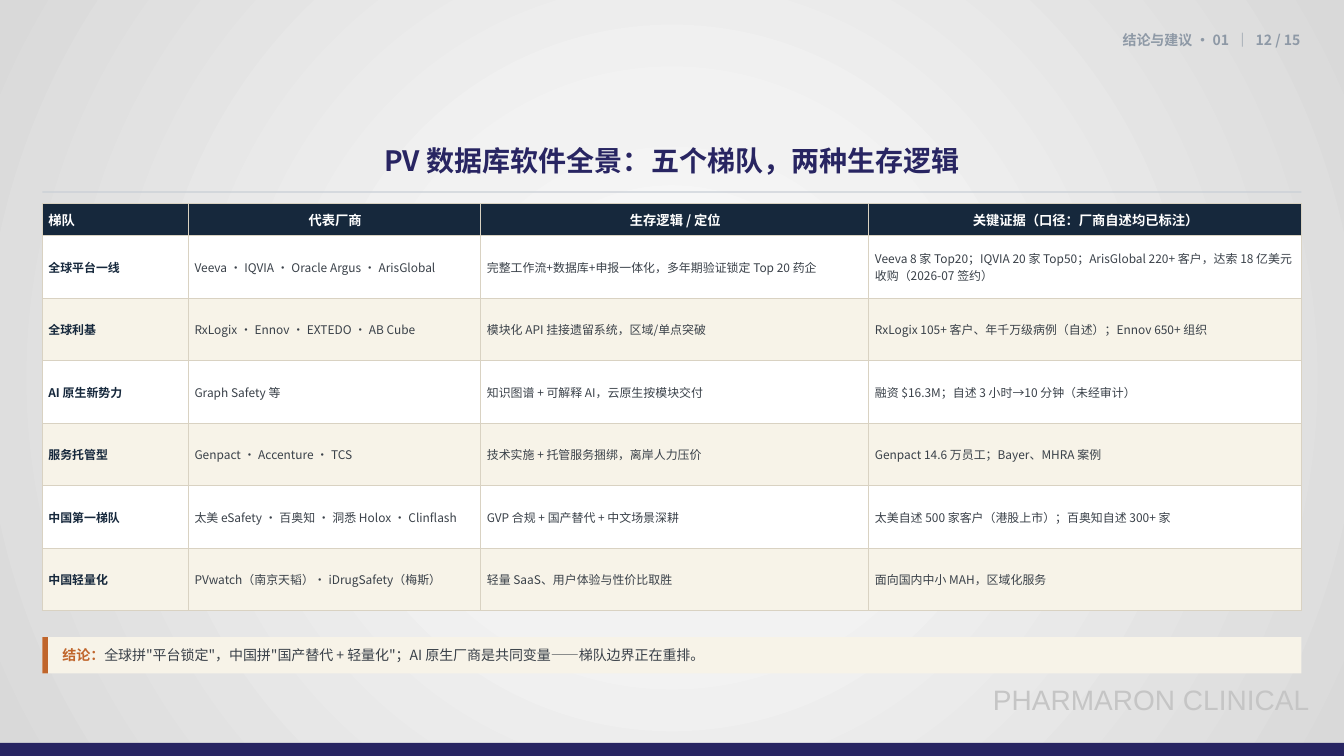
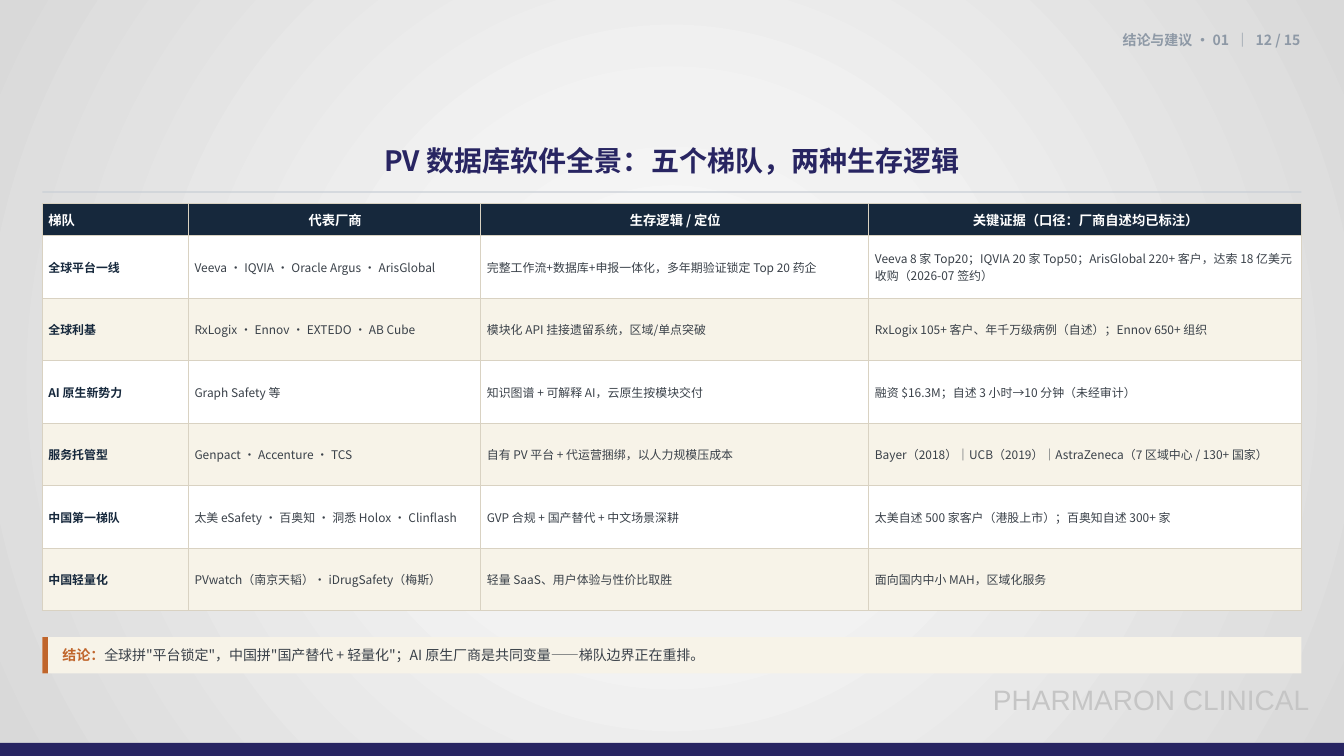
Before and after one commit to Eros-Python/TRAE-CODE, a slide deck: slide 12 of PV数据库市场调研总结-20261111.pptx. Drawn at 1344x756 pixels with LibreOffice and Linux fonts; fonts in the diff are those of the drawing; background and template pictures are left out. Boxes give left, top, right and bottom in pixels: in the first picture for what was removed or moved away, otherwise in the second. Text is boxed around its words. In the diff, an @@ line names an element or a change of style, - is before the commit and + after.

Commit message:
修正服务托管型案例出处：替换不准确的 MHRA 表述，补充 Accenture/TCS 具名客户与链接
- Genpact：改为 Bayer 2018 单一实施案例；移除"MHRA 案例"（MHRA 实为被收购产品 CVW 的使用方）
- Accenture：补 UCB 2019 INTIENT Pharmacovigilance 案例
- TCS：补 AstraZeneca 7 区域中心案例、罗氏中国 testimonial、TCS ADD Safety 平台
- 文字稿新增出处段落与附录来源，注明 genpact.com PV 产品页已 404

```diff
--- a/PV数据库市场调研总结-20261111.pptx
+++ b/PV数据库市场调研总结-20261111.pptx
@@ table at (42,204,1302,611) @@
-row 5, column 3: 技术实施 + 托管服务捆绑，离岸人力压价
+row 5, column 3: 自有 PV 平台 + 代运营捆绑，以人力规模压成本
-row 5, column 4: Genpact 14.6 万员工；Bayer、MHRA 案例
+row 5, column 4: Bayer（2018）｜UCB（2019）｜AstraZeneca（7 区域中心 / 130+ 国家）
```
Also in this commit, not shown: 1 other slide changed, 3 other files.
